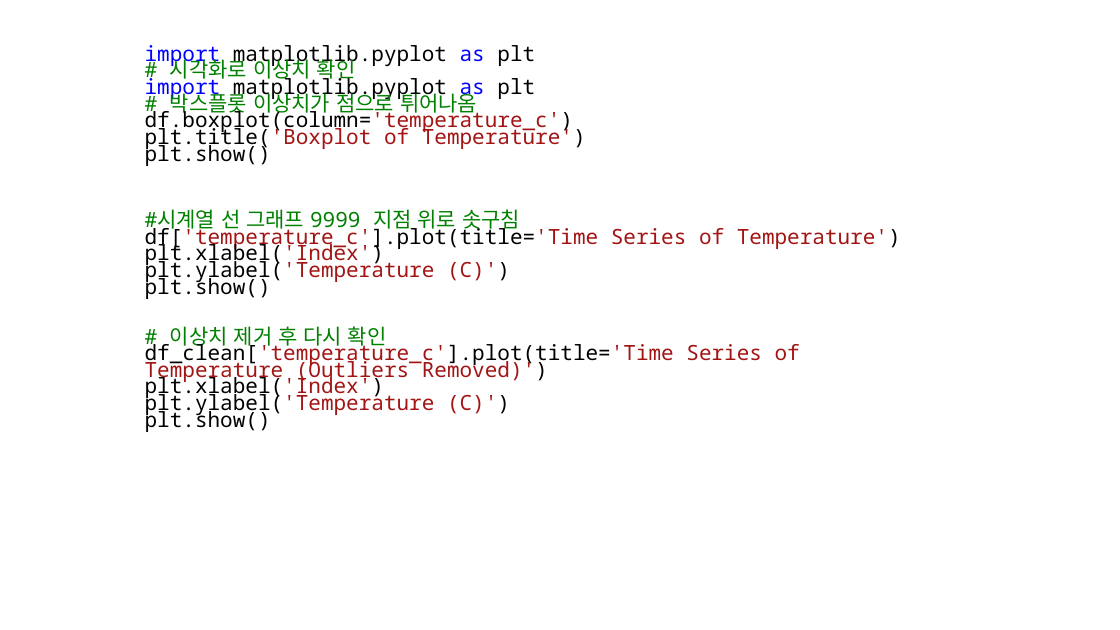
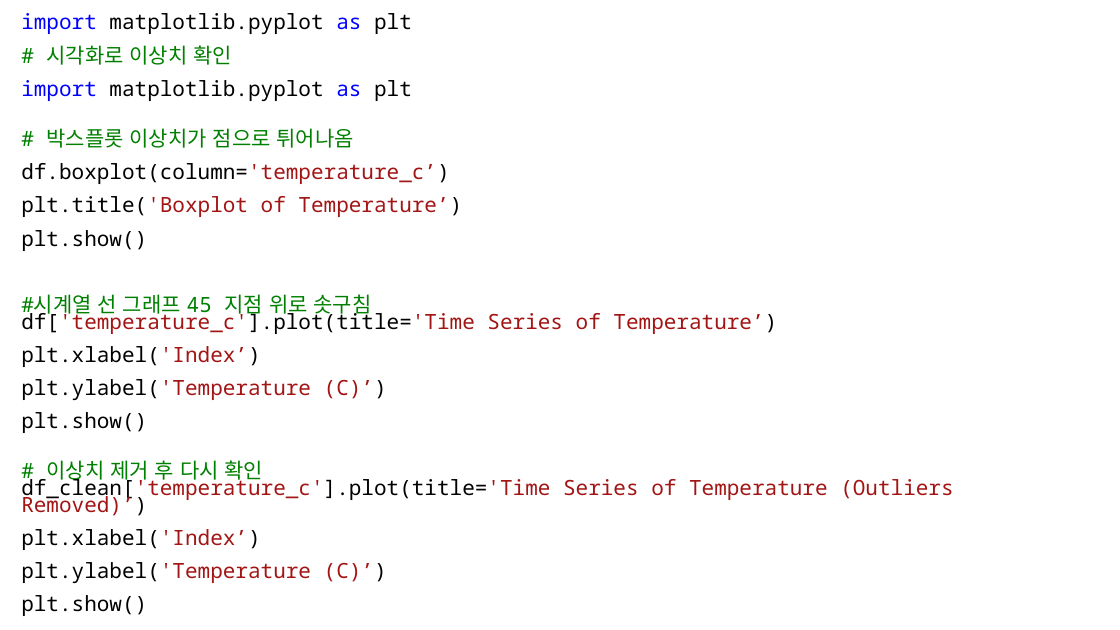
Before and after one commit to taesub0204/python, a slide deck: slide 14 of 반도체장비분석프로그래밍_python/천재성.pptx (slide 13 before the commit). Drawn at 1120x630 pixels with LibreOffice and Linux fonts; fonts in the diff are those of the drawing. Boxes give left, top, right and bottom in pixels: in the first picture for what was removed or moved away, otherwise in the second. Text is boxed around its words. In the diff, an @@ line names an element or a change of style, - is before the commit and + after.

```diff
--- a/반도체장비분석프로그래밍_python/천재성.pptx
+++ b/반도체장비분석프로그래밍_python/천재성.pptx
@@ text "import matplotlib.pyplot as plt": place and size @@
-text "import matplotlib.pyplot as plt" at (145, 45, 901, 432)
+text "import matplotlib.pyplot as plt" at (21, 13, 953, 616)
@@ text at (21, 163, 462, 217): text changed @@
-df.boxplot(column='temperature_c')
-plt.title('Boxplot of Temperature')
+df.boxplot(column='temperature_c’)
+plt.title('Boxplot of Temperature’)
@@ text at (21, 294, 777, 400): text changed @@
-#시계열 선 그래프 9999 지점 위로 솟구침
-df['temperature_c'].plot(title='Time Series of Temperature')
-plt.xlabel('Index')
-plt.ylabel('Temperature (C)')
+#시계열 선 그래프 45 지점 위로 솟구침
+df['temperature_c'].plot(title='Time Series of Temperature’)
+plt.xlabel('Index’)
+plt.ylabel('Temperature (C)’)
@@ text at (21, 475, 953, 583): text changed @@
-df_clean['temperature_c'].plot(title='Time Series of Temperature (Outliers Removed)')
-plt.xlabel('Index')
-plt.ylabel('Temperature (C)')
+df_clean['temperature_c'].plot(title='Time Series of Temperature (Outliers Removed)’)
+plt.xlabel('Index’)
+plt.ylabel('Temperature (C)’)
```
Also in this commit, not shown: 8 other slides changed, 2 slides added, 2 other files.
